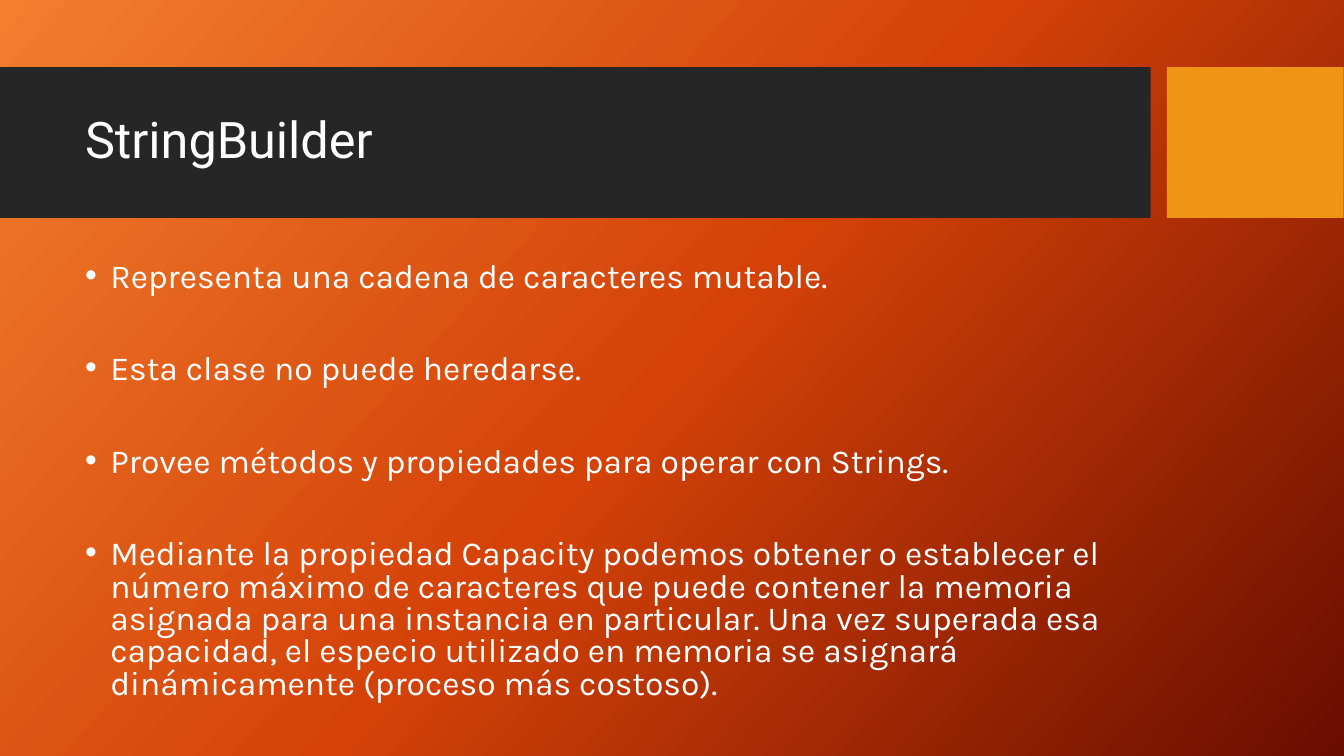
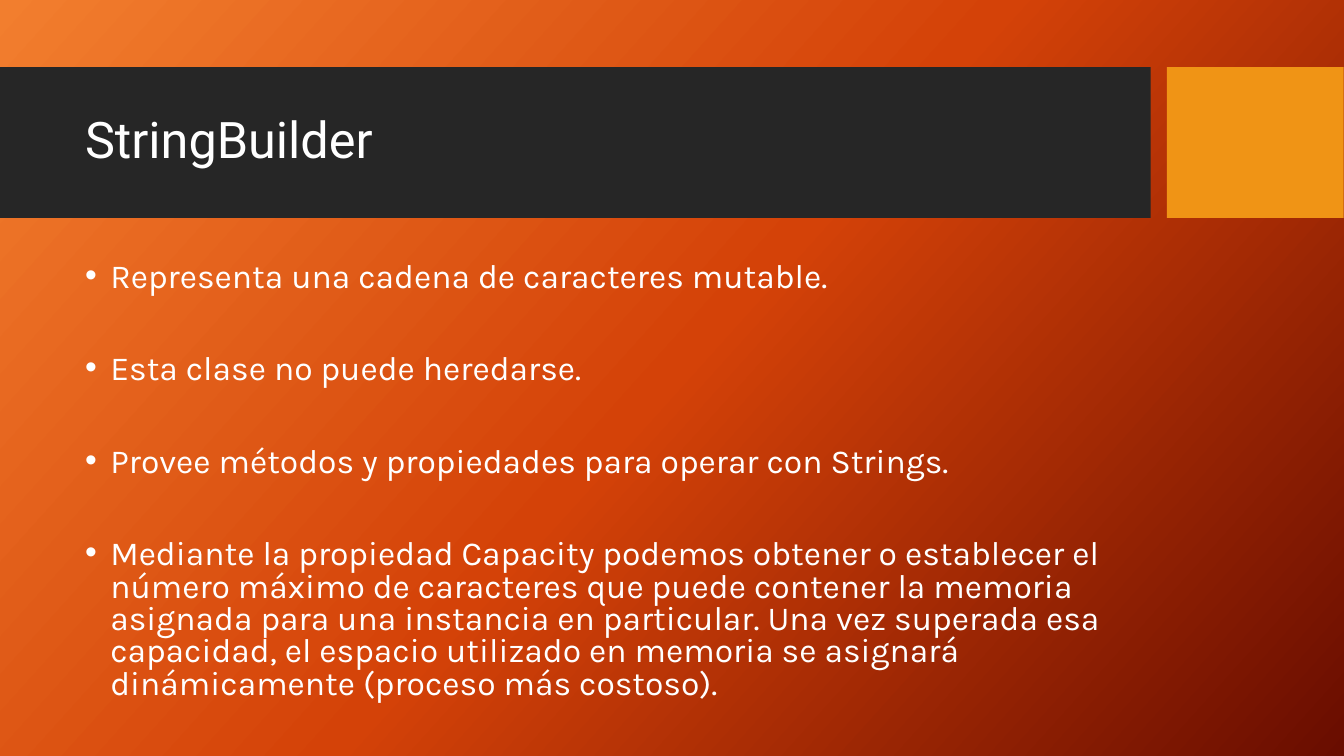
Before and after one commit to FedeDavila1984/utn_prog_y_lab_II, a slide deck: slide 13 of PPTs/ProgramacionII_Clase_06.2-2018.pptx. Drawn at 1344x756 pixels with LibreOffice and Linux fonts; fonts in the diff are those of the drawing; background and template pictures are left out. Boxes give left, top, right and bottom in pixels: in the first picture for what was removed or moved away, otherwise in the second. Text is boxed around its words. In the diff, an @@ line names an element or a change of style, - is before the commit and + after.

Commit message:
arreglo letra

```diff
--- a/PPTs/ProgramacionII_Clase_06.2-2018.pptx
+++ b/PPTs/ProgramacionII_Clase_06.2-2018.pptx
@@ text at (110, 542, 1099, 703): text changed @@
-• Mediante la propiedad Capacity podemos obtener o establecer el número máximo de caracteres que puede contener la memoria asignada para una instancia en particular. Una vez superada esa capacidad, el especio utilizado en memoria se asignará dinámicamente (proceso más costoso).
+• Mediante la propiedad Capacity podemos obtener o establecer el número máximo de caracteres que puede contener la memoria asignada para una instancia en particular. Una vez superada esa capacidad, el espacio utilizado en memoria se asignará dinámicamente (proceso más costoso).
```
